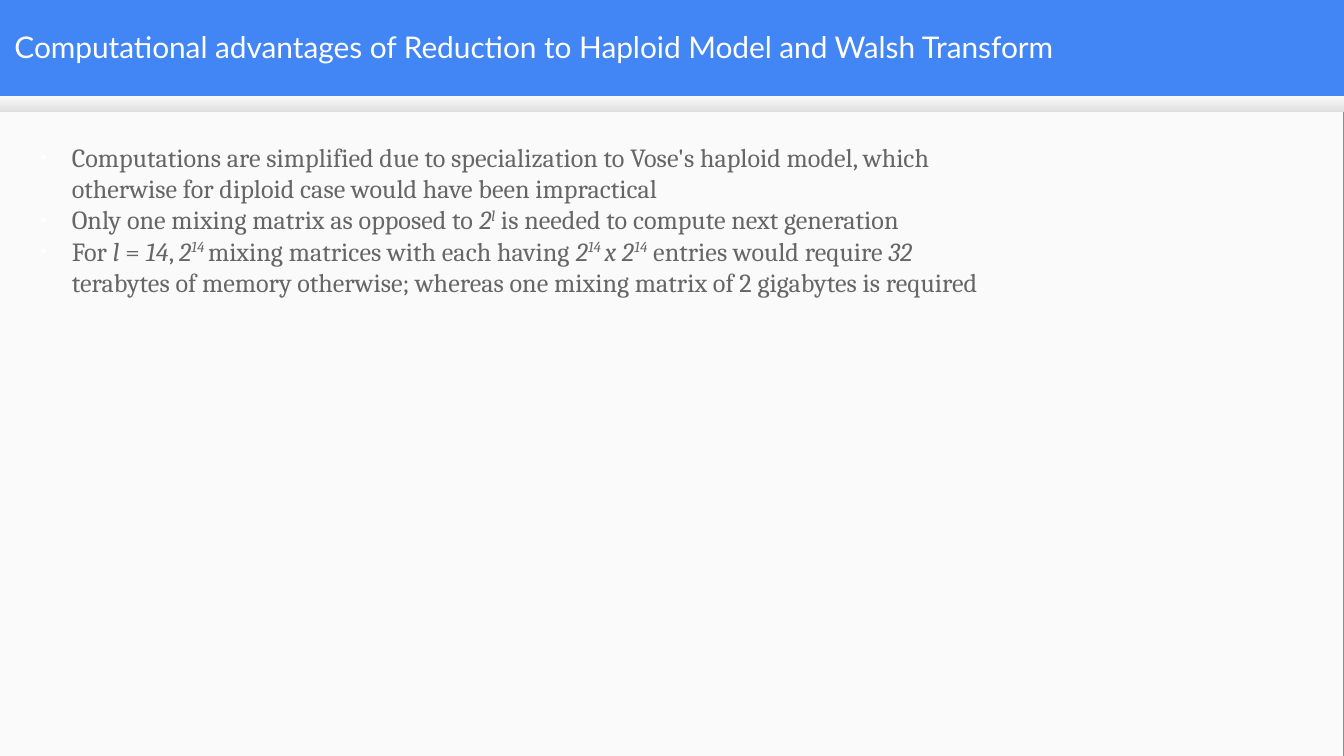
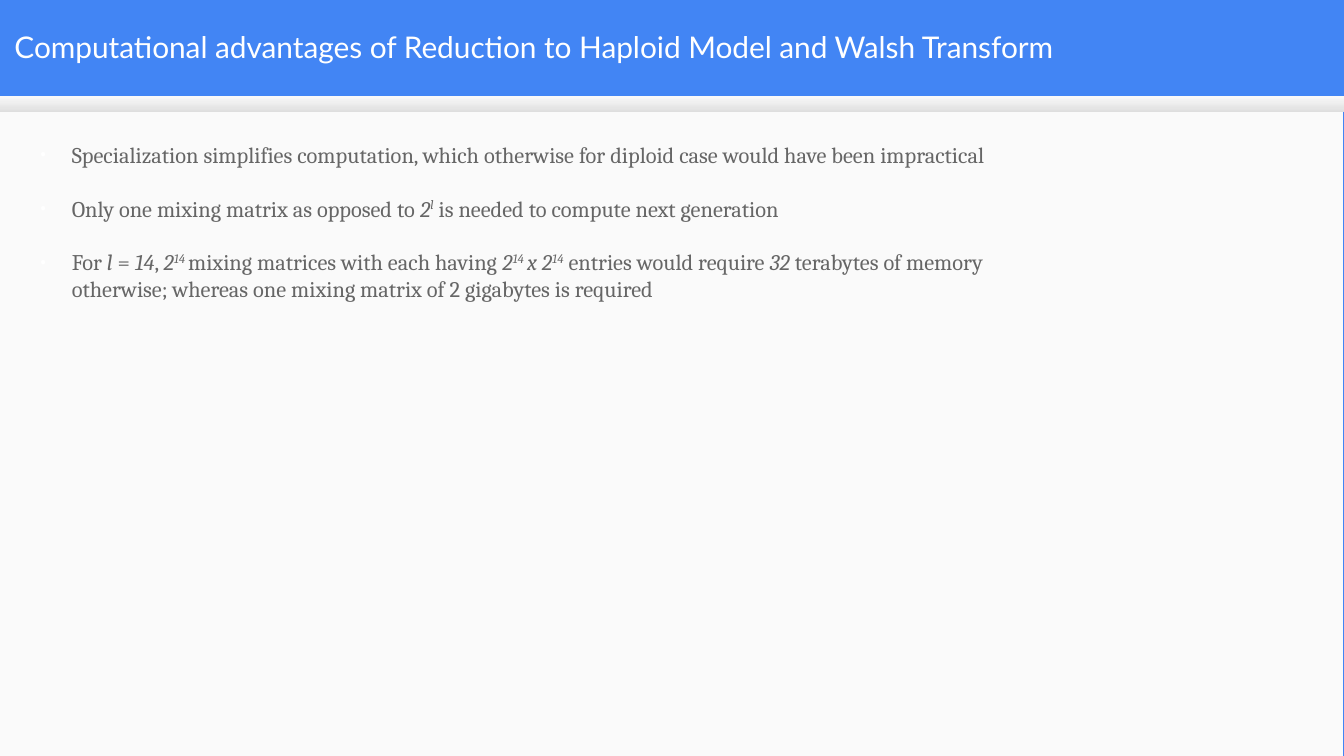
Before and after one commit to mduwalsh/project, a slide deck: slide 17 of thesis_slides_mahendra.odp (slide 16 before the commit). Drawn at 1344x756 pixels with LibreOffice and Linux fonts; fonts in the diff are those of the drawing. Boxes give left, top, right and bottom in pixels: in the first picture for what was removed or moved away, otherwise in the second. Text is boxed around its words. In the diff, an @@ line names an element or a change of style, - is before the commit and + after.

```diff
--- a/thesis_slides_mahendra.odp
+++ b/thesis_slides_mahendra.odp
@@ text at bbox=[72, 147, 984, 168]: text changed; size 14 to 12 pt @@
-● Computations are simplified due to specialization to Vose's haploid model, which otherwise for diploid case would have been impractical
+● Specialization simplifies computation, which otherwise for diploid case would have been impractical
@@ text at bbox=[72, 201, 983, 302]: size 14 to 12 pt in "Only one mixing matrix as opposed to ...", "For l = 14, 214 mixing matrices ..."; more space between paragraphs @@
```
Also in this commit, not shown: 8 other slides changed, 5 slides added, 2 slides removed.
